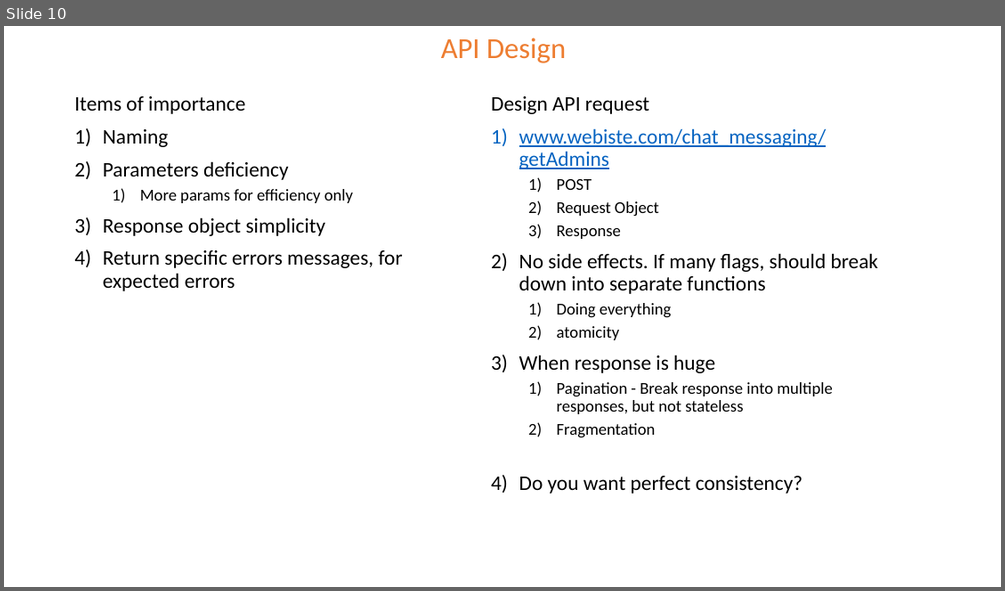
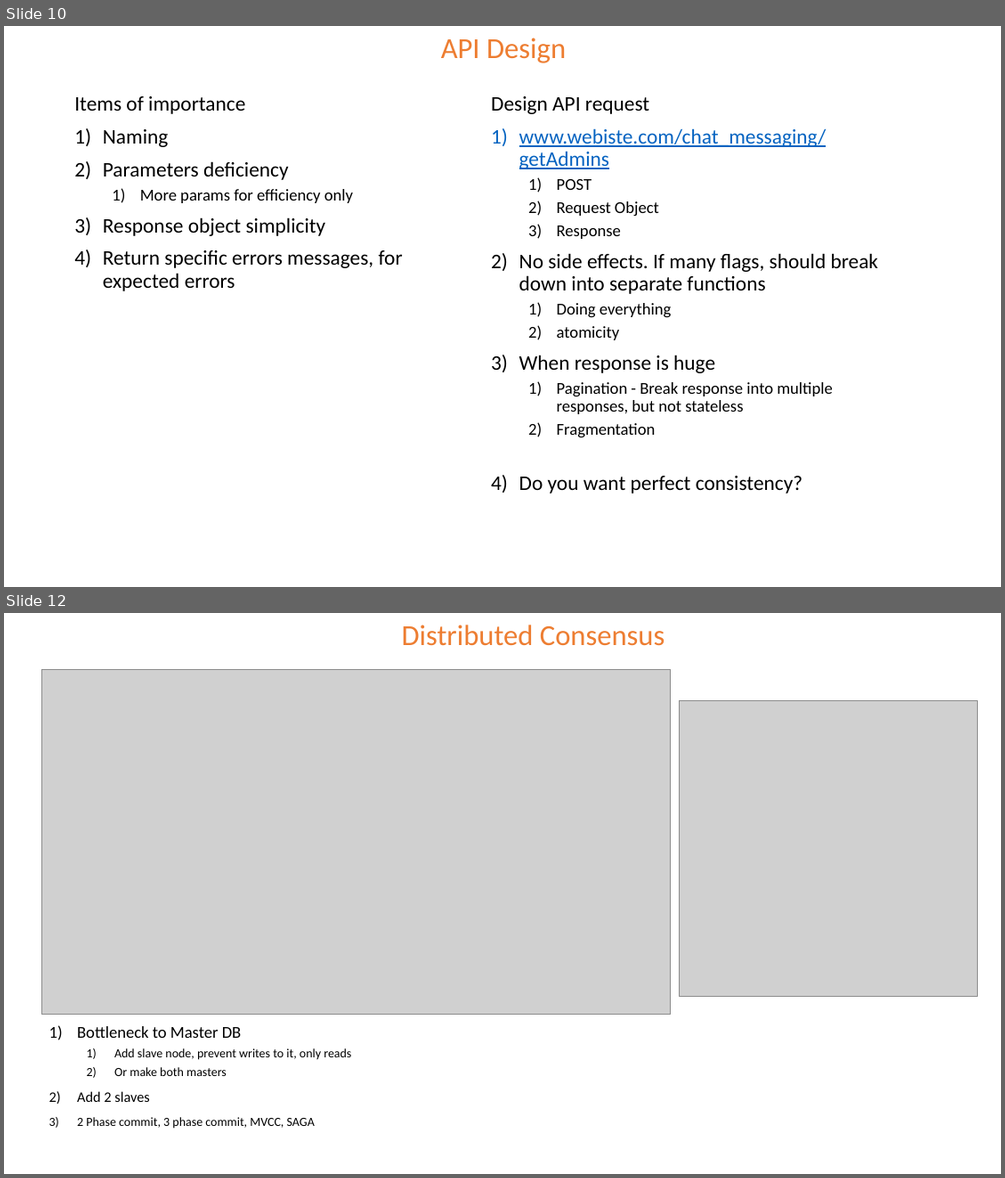
Before and after one commit to the-potato-man/Leetcode, a slide deck: design/System Design Notes.pptx. Shown one above the other, each under a label of ours: slide 10 before the commit, slides 10 and 12 after it; the slides between them are not shown. The pictures are 1005x591 and 1005x1178 pixels, drawn with LibreOffice and Linux fonts; fonts in the diff are those of the drawing; grey boxes stand for pictures. Boxes give left, top, right and bottom in pixels: in the first picture for what was removed or moved away, otherwise in the second. Text is boxed around its words. In the diff, an @@ line names an element or a change of style, - is before the commit and + after.

```diff
--- a/design/System Design Notes.pptx
+++ b/design/System Design Notes.pptx
@@ slide 12 added at <box>4,613,1001,1174</box>, background #FFFFFF @@
@@ text added at <box>402,625,665,646</box>, 28 pt, text #ED7D31 @@
+Distributed Consensus
@@ picture added at <box>41,669,671,1014</box> @@
@@ picture added at <box>680,700,977,997</box> @@
@@ text added at <box>77,1026,351,1128</box>, 12 pt, text #000000 @@
+1) Bottleneck to Master DB
+  1) Add slave node, prevent writes to it, only reads
+  2) Or make both masters
+2) Add 2 slaves
+3) 2 Phase commit, 3 phase commit, MVCC, SAGA
```
Also in this commit, not shown: 3 other slides added.
